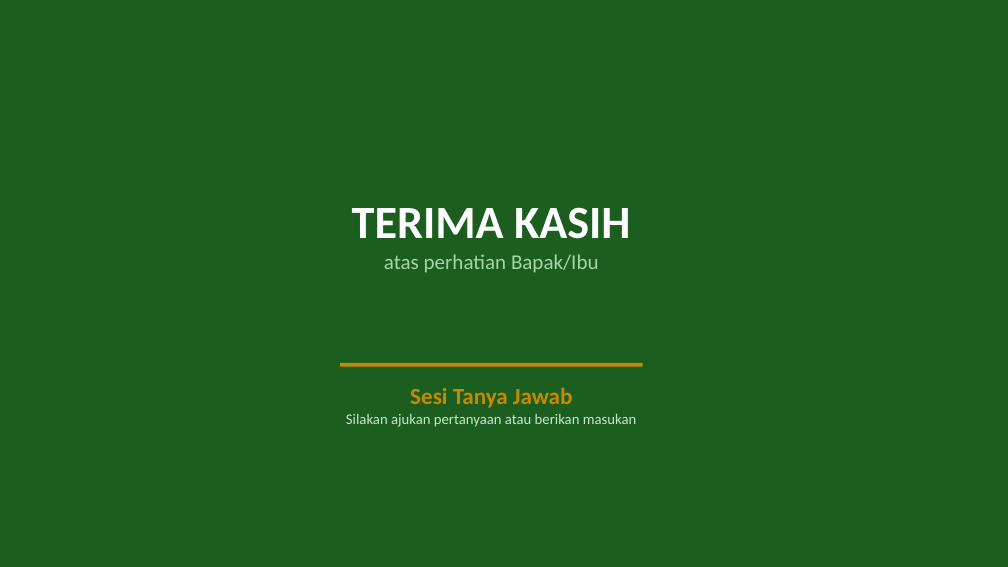
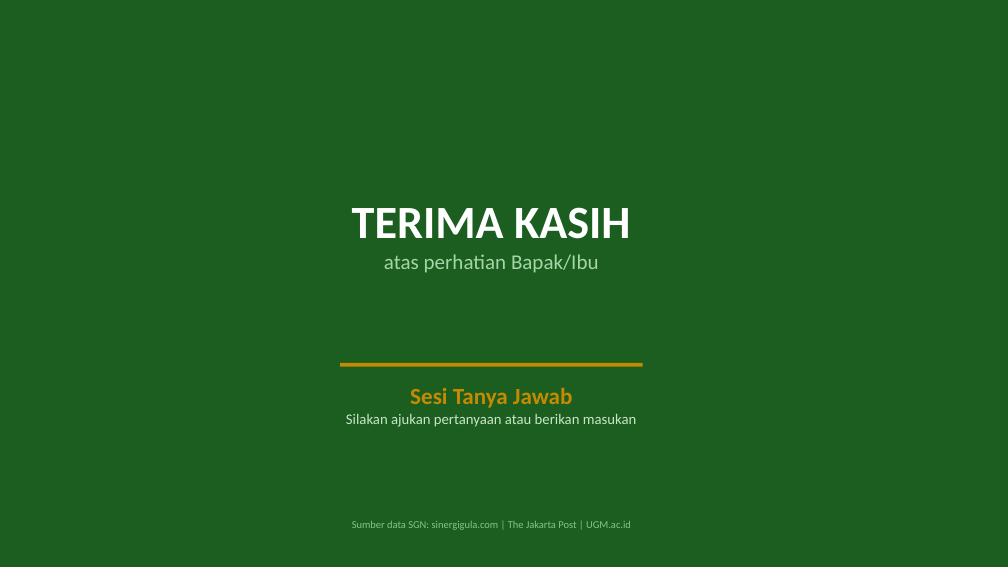
Before and after one commit to thereaintnocheaphappiness-cmyk/buat-tugas, a slide deck: slide 17 of Overview_Proses_Alur_Bisnis_Pabrik_Gula.pptx (slide 16 before the commit). Drawn at 1008x567 pixels with LibreOffice and Linux fonts; fonts in the diff are those of the drawing. Boxes give left, top, right and bottom in pixels: in the first picture for what was removed or moved away, otherwise in the second. Text is boxed around its words. In the diff, an @@ line names an element or a change of style, - is before the commit and + after.

```diff
--- a/Overview_Proses_Alur_Bisnis_Pabrik_Gula.pptx
+++ b/Overview_Proses_Alur_Bisnis_Pabrik_Gula.pptx
@@ text added at (352,521,631,530), 10 pt, text #81C784 @@
+Sumber data SGN: sinergigula.com | The Jakarta Post | UGM.ac.id
```
Also in this commit, not shown: 1 other slide changed, 1 slide added, 1 other file.
